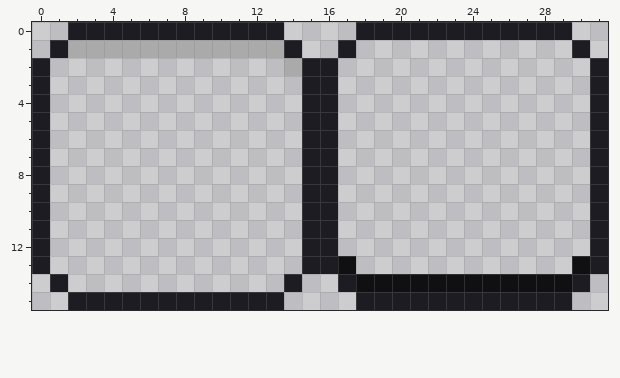
Pixel-art sprite, stored at assets/images/textures/ui_content.png. Above: the version before the commit.
The file is 64x32 pixels, drawn in blocks of 2x2; one block is one cell here.
And afterwards:
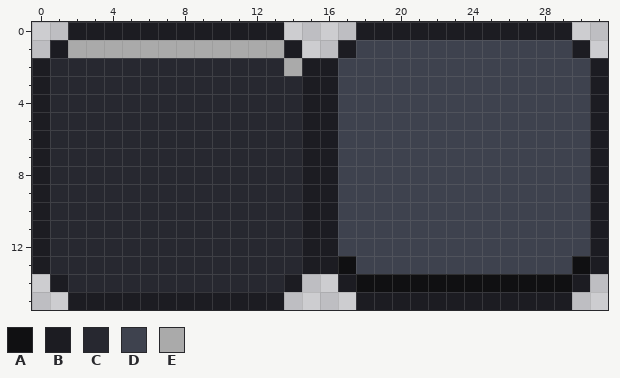
Palette (. is transparent): A #101012  B #1c1c22  C #272830  D #3e424e  E #aaaaaa
The edit:
{"y":1,"x":18,"old":"............","new":"DDDDDDDDDDDD"}
{"y":2,"x":1,"old":".............","new":"CCCCCCCCCCCCC"}
{"y":2,"x":17,"old":"..............","new":"DDDDDDDDDDDDDD"}
{"y":3,"x":1,"old":"..............","new":"CCCCCCCCCCCCCC"}
{"y":3,"x":17,"old":"..............","new":"DDDDDDDDDDDDDD"}
{"y":4,"x":1,"old":"..............","new":"CCCCCCCCCCCCCC"}
{"y":4,"x":17,"old":"..............","new":"DDDDDDDDDDDDDD"}
{"y":5,"x":1,"old":"..............","new":"CCCCCCCCCCCCCC"}
{"y":5,"x":17,"old":"..............","new":"DDDDDDDDDDDDDD"}
{"y":6,"x":1,"old":"..............","new":"CCCCCCCCCCCCCC"}
{"y":6,"x":17,"old":"..............","new":"DDDDDDDDDDDDDD"}
{"y":7,"x":1,"old":"..............","new":"CCCCCCCCCCCCCC"}
{"y":7,"x":17,"old":"..............","new":"DDDDDDDDDDDDDD"}
{"y":8,"x":1,"old":"..............","new":"CCCCCCCCCCCCCC"}
{"y":8,"x":17,"old":"..............","new":"DDDDDDDDDDDDDD"}
{"y":9,"x":1,"old":"..............","new":"CCCCCCCCCCCCCC"}
{"y":9,"x":17,"old":"..............","new":"DDDDDDDDDDDDDD"}
{"y":10,"x":1,"old":"..............","new":"CCCCCCCCCCCCCC"}
{"y":10,"x":17,"old":"..............","new":"DDDDDDDDDDDDDD"}
{"y":11,"x":1,"old":"..............","new":"CCCCCCCCCCCCCC"}
{"y":11,"x":17,"old":"..............","new":"DDDDDDDDDDDDDD"}
{"y":12,"x":1,"old":"..............","new":"CCCCCCCCCCCCCC"}
{"y":12,"x":17,"old":"..............","new":"DDDDDDDDDDDDDD"}
{"y":13,"x":1,"old":"..............","new":"CCCCCCCCCCCCCC"}
{"y":13,"x":18,"old":"............","new":"DDDDDDDDDDDD"}
{"y":14,"x":2,"old":"............","new":"CCCCCCCCCCCC"}
{"label":"added","picture_box":[50,40,590,292]}
